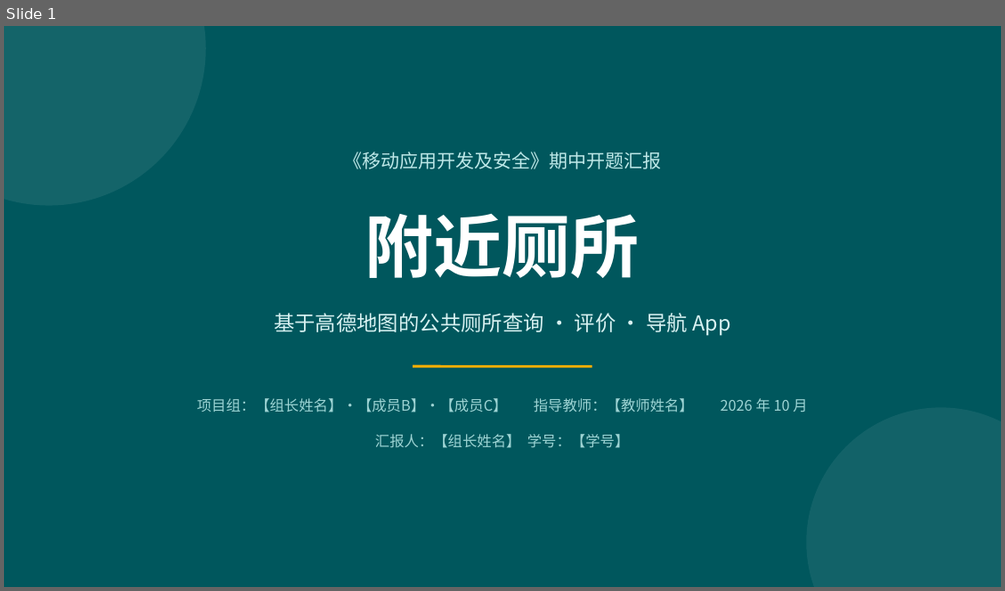
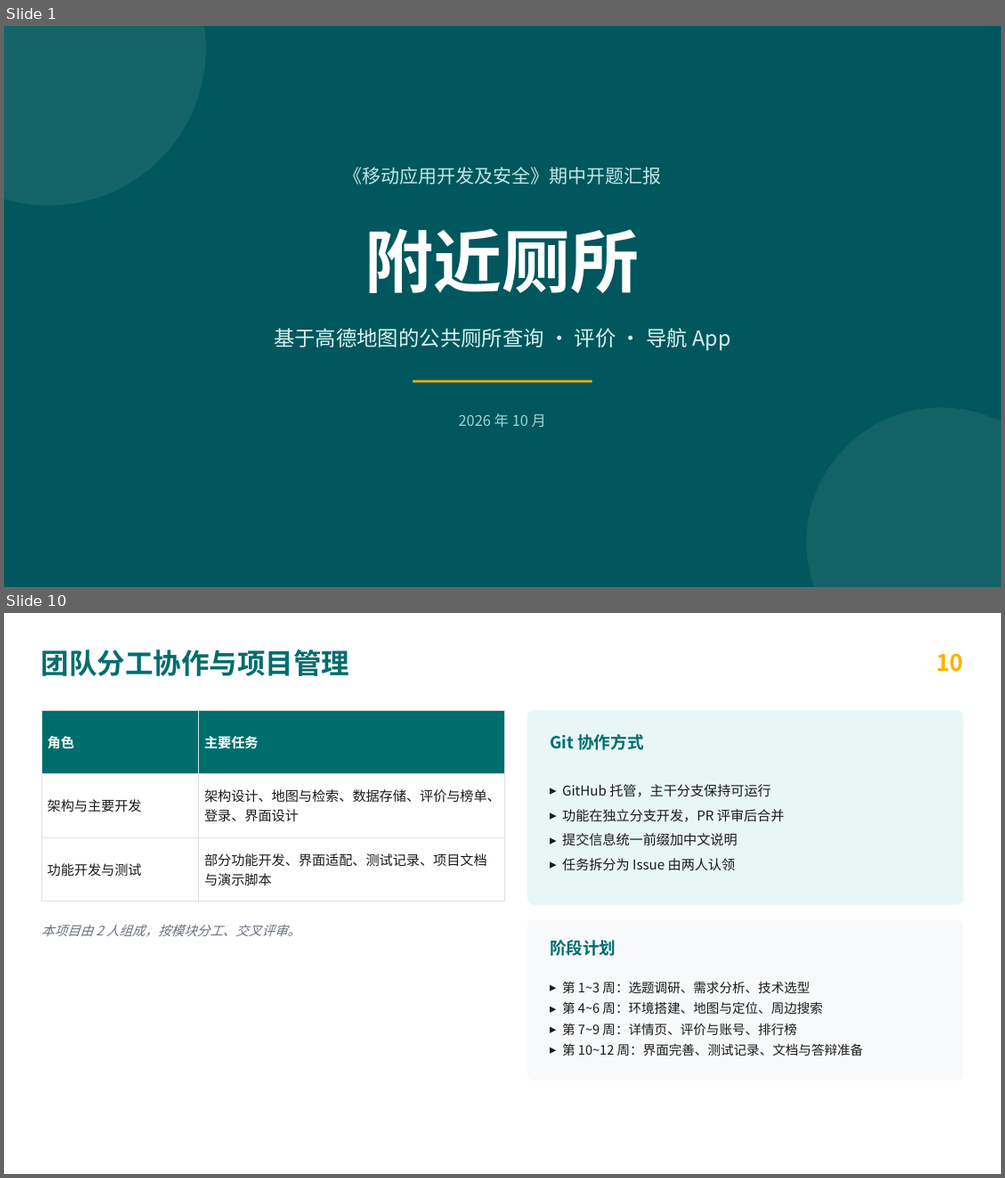
Before and after one commit to HeiCat233/lalmore, a slide deck: deliverables/期中开题汇报-附近厕所.pptx. Shown one above the other, each under a label of ours: slide 1 before the commit, slides 1 and 10 after it; the slides between them are not shown. The pictures are 1005x591 and 1005x1178 pixels, drawn with LibreOffice and Linux fonts; fonts in the diff are those of the drawing. Boxes give left, top, right and bottom in pixels: in the first picture for what was removed or moved away, otherwise in the second. Text is boxed around its words. In the diff, an @@ line names an element or a change of style, - is before the commit and + after.

```diff
--- a/deliverables/期中开题汇报-附近厕所.pptx
+++ b/deliverables/期中开题汇报-附近厕所.pptx
@@ slide 10 added at box(4, 613, 1001, 1174), background #FFFFFF @@
@@ text added at box(41, 649, 350, 676), 27 pt, text #006D6D, bold @@
+团队分工协作与项目管理
@@ text added at box(936, 653, 963, 672), 22 pt, text #FFB000, bold @@
+10
@@ table added at box(41, 710, 505, 890), 3 rows, 2 columns @@
+角色 | 主要任务
+架构与主要开发 | 架构设计、地图与检索、数据存储、评价与榜单、登录、界面设计
+功能开发与测试 | 部分功能开发、界面适配、测试记录、项目文档与演示脚本
@@ rounded rectangle added at box(527, 710, 963, 905), fill #E8F6F6 @@
@@ text added at box(550, 734, 643, 750), 16 pt, text #006D6D, bold @@
+Git 协作方式
@@ text added at box(562, 784, 785, 871), 13 pt, text #1B1B1B @@
+▸ GitHub 托管，主干分支保持可运行
+▸ 功能在独立分支开发，PR 评审后合并
+▸ 提交信息统一前缀加中文说明
+▸ 任务拆分为 Issue 由两人认领
@@ text added at box(41, 925, 300, 937), 12.5 pt, text #6B7280, italic @@
+本项目由 2 人组成，按模块分工、交叉评审。
@@ rounded rectangle added at box(527, 919, 963, 1080), fill #F7F9FA @@
@@ text added at box(550, 940, 615, 956), 16 pt, text #006D6D, bold @@
+阶段计划
@@ text added at box(562, 981, 864, 1056), 12.5 pt, text #1B1B1B @@
+▸ 第 1~3 周：选题调研、需求分析、技术选型
+▸ 第 4~6 周：环境搭建、地图与定位、周边搜索
+▸ 第 7~9 周：详情页、评价与账号、排行榜
+▸ 第 10~12 周：界面完善、测试记录、文档与答辩准备
@@ slide 1 changed as well @@
@@ 3 texts, 1 line: place and size @@
-3 texts, 1 line at box(274, 151, 730, 366)
+3 texts, 1 line at box(274, 167, 730, 381)
@@ text at box(459, 413, 546, 427): text changed @@
-项目组：【组长姓名】·【成员B】·【成员C】 指导教师：【教师姓名】 2026 年 10 月
+2026 年 10 月
@@ text removed at box(375, 434, 630, 448) @@
-汇报人：【组长姓名】 学号：【学号】
```
Also in this commit, not shown: 3 other slides changed, 6 other slides added, 10 slides removed, 5 other files.
